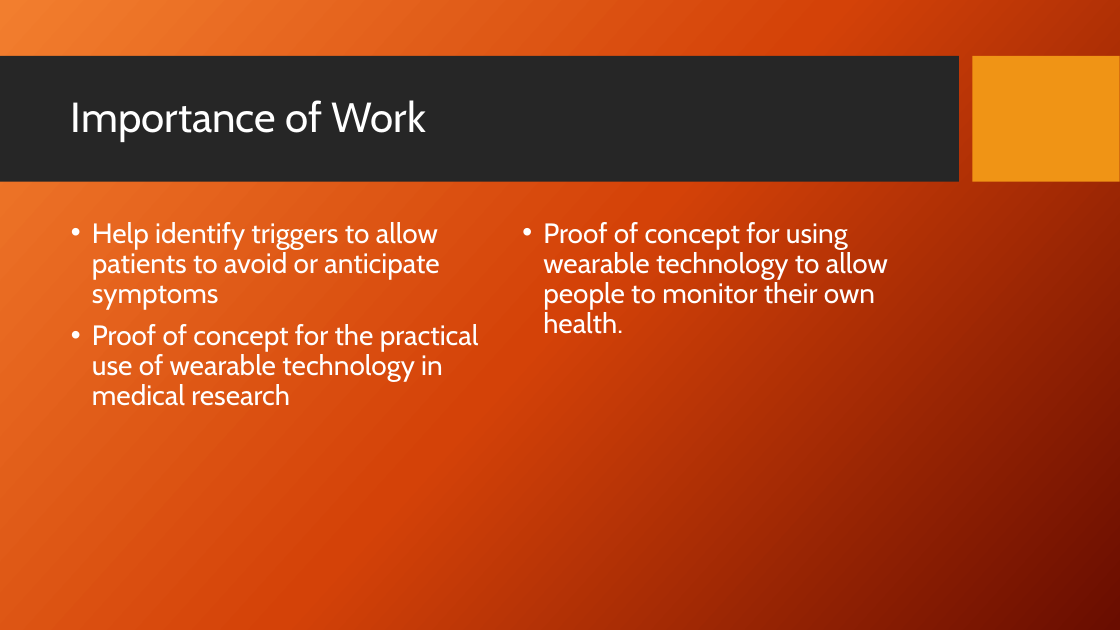
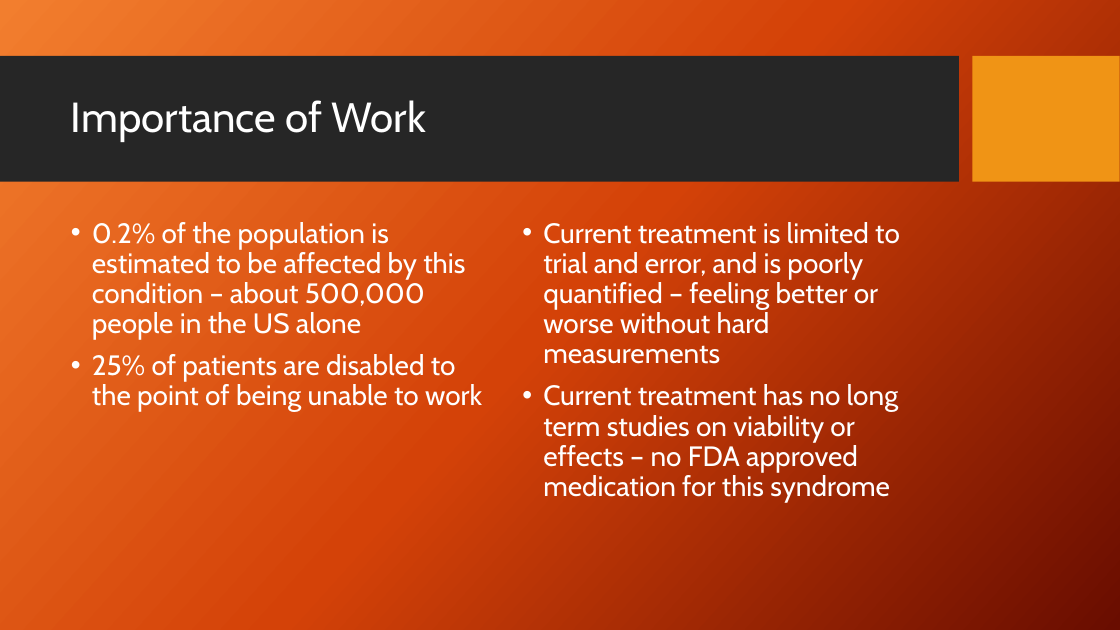
Before and after one commit to julielinx/Practicum1, a slide deck: slide 10 of Practicum 1 presentation.pptx (slide 5 before the commit). Drawn at 1120x630 pixels with LibreOffice and Linux fonts; fonts in the diff are those of the drawing; background and template pictures are left out. Boxes give left, top, right and bottom in pixels: in the first picture for what was removed or moved away, otherwise in the second. Text is boxed around its words. In the diff, an @@ line names an element or a change of style, - is before the commit and + after.

```diff
--- a/Practicum 1 presentation.pptx
+++ b/Practicum 1 presentation.pptx
@@ text at [92,222,482,412]: text changed @@
-• Help identify triggers to allow patients to avoid or anticipate symptoms
-• Proof of concept for the practical use of wearable technology in medical research
+• 0.2% of the population is estimated to be affected by this condition – about 500,000 people in the US alone
+• 25% of patients are disabled to the point of being unable to work
@@ text at [543,222,900,503]: text changed @@
-• Proof of concept for using wearable technology to allow people to monitor their own health.
+• Current treatment is limited to trial and error, and is poorly quantified – feeling better or worse without hard measurements
+• Current treatment has no long term studies on viability or effects – no FDA approved medication for this syndrome
```
Also in this commit, not shown: 5 other slides changed, 8 slides added, 1 other file.
